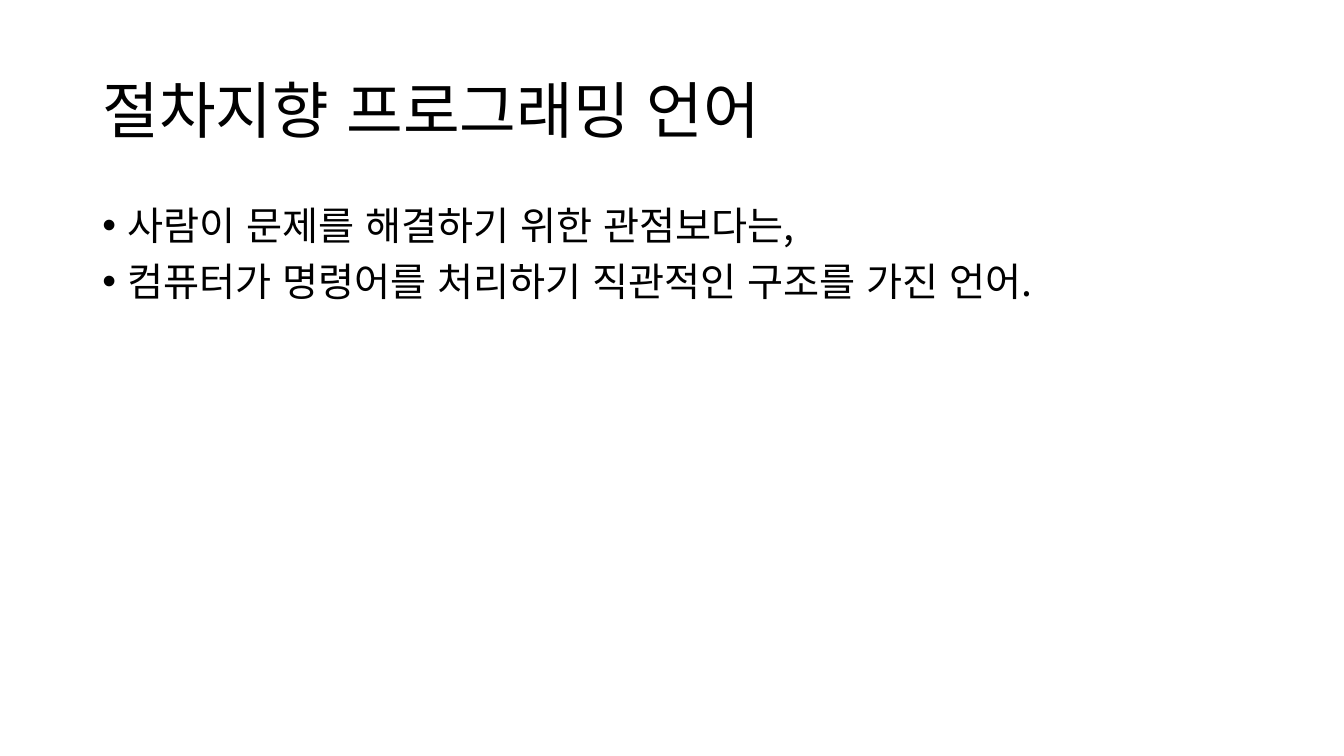
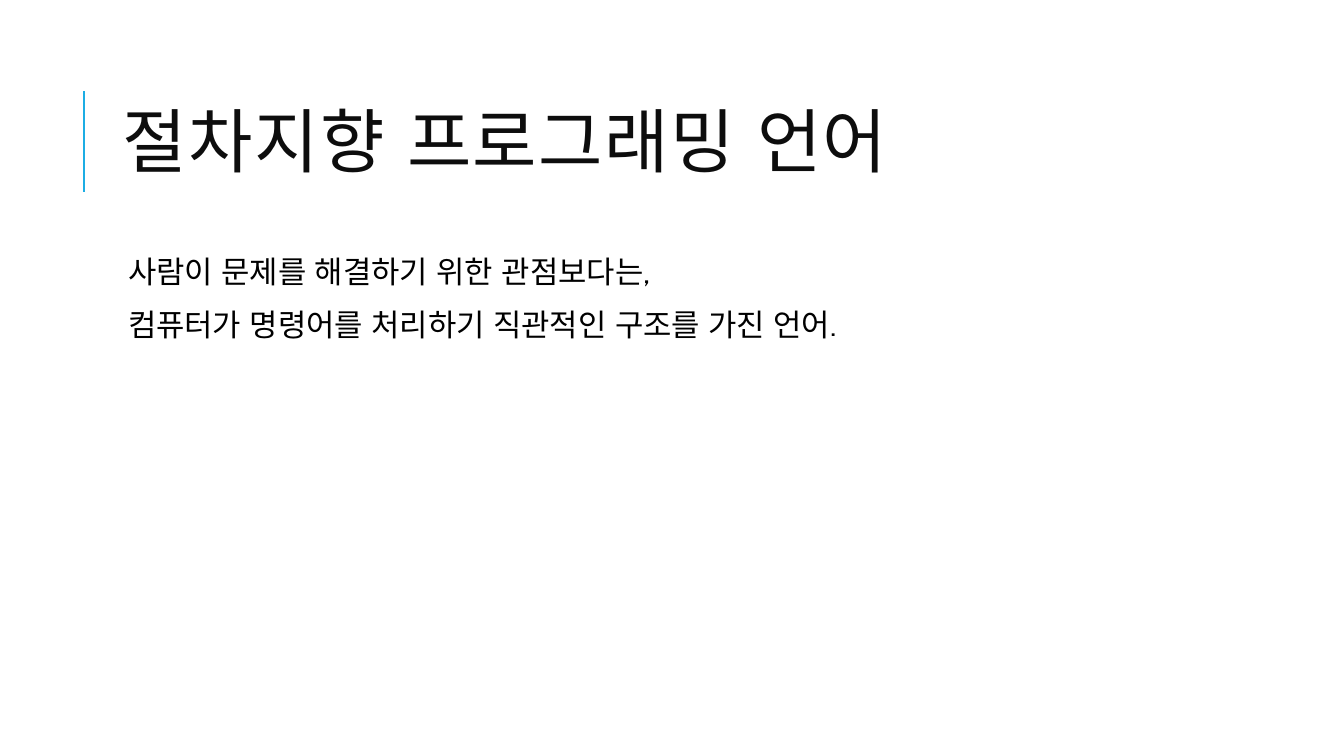
Before and after one commit to GyuCheol/happy_algorithm, a slide deck: slide 2 of ppt/OOP.pptx. Drawn at 1344x756 pixels with LibreOffice and Linux fonts; fonts in the diff are those of the drawing. Boxes give left, top, right and bottom in pixels: in the first picture for what was removed or moved away, otherwise in the second. Text is boxed around its words. In the diff, an @@ line names an element or a change of style, - is before the commit and + after.

```diff
--- a/ppt/OOP.pptx
+++ b/ppt/OOP.pptx
@@ title "절차지향 프로그래밍 언어" moved from (x1=102, y1=81, x2=760, y2=138) to (x1=123, y1=108, x2=887, y2=173) @@
@@ title "절차지향 프로그래밍 언어" at (x1=123, y1=108, x2=887, y2=173): size 44 to 50 pt, font Noto Sans CJK KR to Calibri, text colour #000000 to #0D0D0D, letter spacing 0 to 1 pt; line spacing 0.9 to 0.8 @@
@@ line added from (84, 192) to (84, 91), #1CADE4 1.5 pt @@
@@ text "사람이 문제를 해결하기 위한 관점보다는," moved from (x1=128, y1=207, x2=1033, y2=300) to (x1=128, y1=257, x2=837, y2=339) @@
@@ text "사람이 문제를 해결하기 위한 관점보다는," at (x1=128, y1=257, x2=837, y2=339): size 28 to 22 pt, font Noto Sans CJK KR to Cabin; bullet • to  ; more space between paragraphs @@
```
Also in this commit, not shown: 7 other slides changed, 3 slides added, 1 other file.
